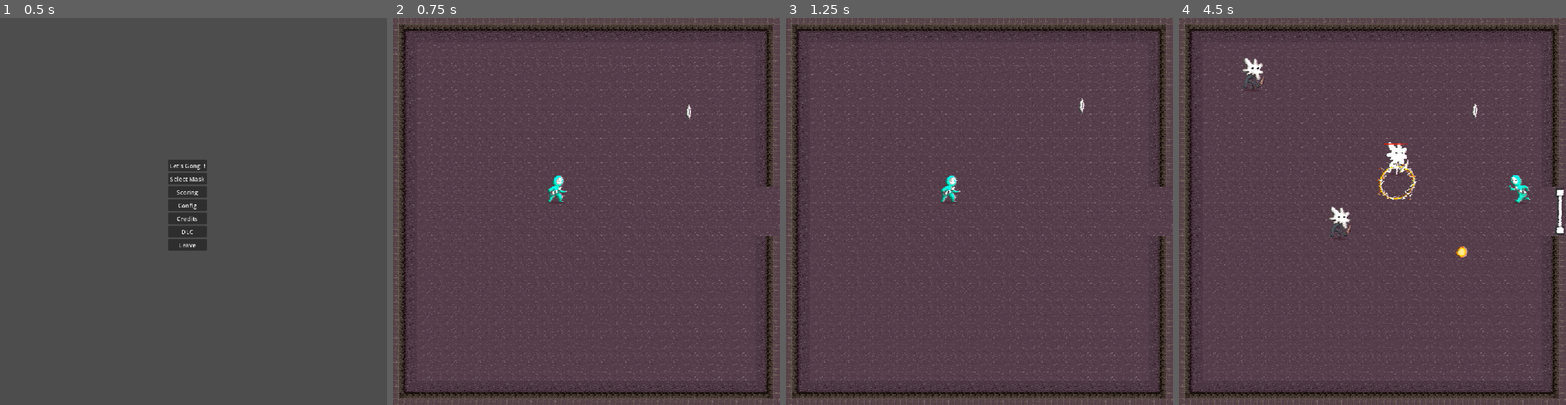
Above: before the commit, frames 1-4 (left to right).
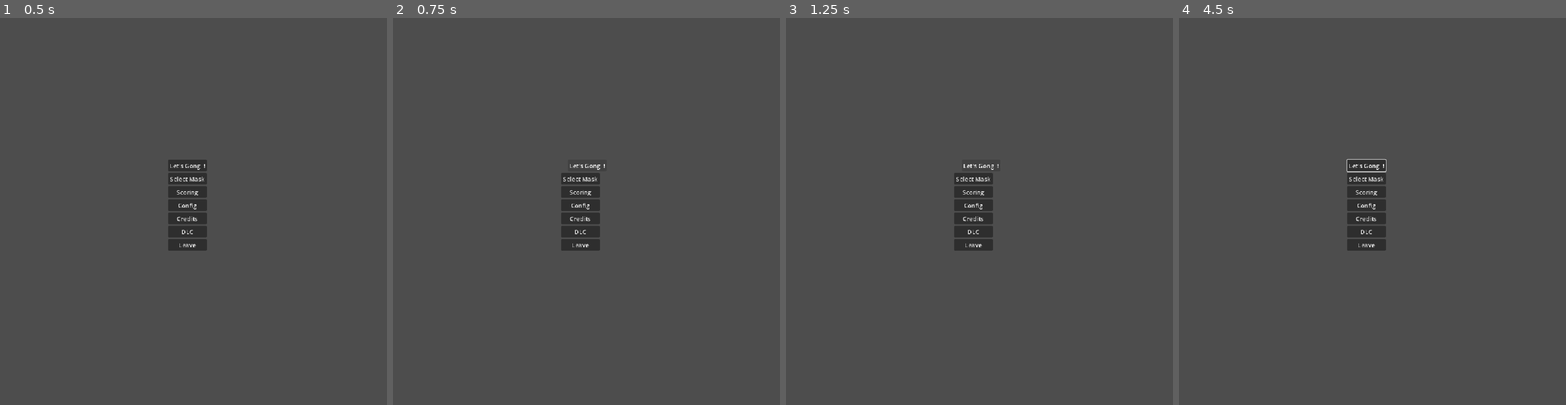
Above: after the commit, the same moments.

Repository: HephepTeam/GGJ2026
Game: Godot game, scene res://scenes/menus/main_menu.tscn
The game is run twice, just before and just after one commit, with the same random seed, the same clock (stepped at 60 frames per second) and the same inputs.
Inputs (mouse positions are in pixels of both pictures, inside the frame that each line leads up to):
- Up to frame 1 (0.5 s): no input
- Up to frame 2 (0.75 s): click "Let's Gong !" at 0.5 s
- Up to frame 3 (1.25 s): no input
- Up to frame 4 (4.5 s): move the mouse to (1457, 192) at 1.27 s; hold Right (ui_right) 1.28-2.03 s; move the mouse to (1295, 230) at 2.02 s; hold Down (ui_down) 2.03-2.78 s; move the mouse to (1411, 126) at 2.77 s; hold Right (ui_right) 2.78-3.53 s; move the mouse to (1353, 288) at 3.52 s; hold Up (ui_up) 3.53-4.28 s; move the mouse to (1488, 269) at 4.27 s; hold Left (ui_left) from 4.28 s (still down)

Frame 1 is identical in both runs. In frame 2, 20% of the frame differs, in the area x 0-100%, y 0-100%; in frame 3, 20%; in frame 4, 21%.

Commit message:
Adds damage points.

Diff:
--- a/scenes/Enemy/enemy.gd
+++ b/scenes/Enemy/enemy.gd
@@ -11,6 +11,7 @@
 @onready var body: AnimatedSprite2D = $Body
 
 var mask_scene: PackedScene = preload("res://scenes/collectible/mask.tscn")
+var points_scene: PackedScene = preload("res://scenes/points.tscn")
 var colliding_areas: Array[Area2D] = []
 var collision_vector := Vector2.ZERO
 
@@ -85,6 +86,12 @@
 	queue_free()
 
 func get_damage(val: int):
+	var points: Points = points_scene.instantiate()
+	points.text = '%d' % val
+	points.modulate = Color(0.0, 1.0, 0.0, 1.0)
+	Globals.points_container.add_child.call_deferred(points)
+	points.set_deferred('global_position', global_position - Vector2(0.0, 64.0))
+
 	health = clamp(health - val, 0, health)
 	var tween := create_tween()
 	tween.tween_property(%Body, 'modulate:v', 15.0, 0.1)
--- a/scenes/Player/player.gd
+++ b/scenes/Player/player.gd
@@ -4,6 +4,8 @@
 signal dead
 
 const MAX_HEALTH = 100.0
+
+var points_scene: PackedScene = preload("res://scenes/points.tscn")
 
 @export var projectile_scene: PackedScene
 @export var damage_bomb_scene : PackedScene
@@ -84,15 +86,23 @@
 	inst.touched.connect(_on_projectile_touched)
 
 
+func add_damage_points(damage: float) -> void:
+	var points: Points = points_scene.instantiate()
+	points.text = '%d' % damage
+	points.modulate = Color(1.0, 0.0, 0.0, 1.0)
+	Globals.points_container.add_child.call_deferred(points)
+	points.set_deferred('global_position', global_position - Vector2(0.0, 64.0))
+
+
 func get_damage(val: int, dir: Vector2):
 	if !_cooldown_hit:
 		_cooldown_hit = true
 		knockback_dir = dir * knockback_force
-		health -= val
+		health = clamp(health - val, 0.0, MAX_HEALTH)
 		anim_hit()
-		val = clamp(val , 0, MAX_HEALTH)
+		add_damage_points(val)
 		cooldown_hit.start(cooldown_hit_duration)
-		if val <= 0:
+		if health <= 0:
 			dead.emit()
 
 
--- a/scenes/game_scene.gd
+++ b/scenes/game_scene.gd
@@ -3,3 +3,4 @@
 
 func _ready() -> void:
 	Globals.entities_container = %Entities
+	Globals.points_container = %PointsContainer
--- a/scenes/game_scene.tscn
+++ b/scenes/game_scene.tscn
@@ -56,6 +56,76 @@
 [node name="Player" parent="Entities" unique_id=1534390266 instance=ExtResource("2_bw6k5")]
 position = Vector2(432, 488)
 
+[node name="Enemy" parent="Entities" unique_id=1704070987 instance=ExtResource("3_y3j0m")]
+position = Vector2(728, 792)
+
+[node name="Enemy2" parent="Entities" unique_id=1547969889 instance=ExtResource("3_y3j0m")]
+position = Vector2(280, 576)
+
+[node name="Enemy3" parent="Entities" unique_id=1885920185 instance=ExtResource("3_y3j0m")]
+position = Vector2(280, 576)
+
+[node name="Enemy4" parent="Entities" unique_id=906206208 instance=ExtResource("3_y3j0m")]
+position = Vector2(280, 576)
+
+[node name="Enemy5" parent="Entities" unique_id=26329145 instance=ExtResource("3_y3j0m")]
+position = Vector2(280, 576)
+
+[node name="Enemy6" parent="Entities" unique_id=1853667093 instance=ExtResource("3_y3j0m")]
+position = Vector2(280, 576)
+
+[node name="Enemy7" parent="Entities" unique_id=834397067 instance=ExtResource("3_y3j0m")]
+position = Vector2(280, 576)
+
+[node name="Enemy8" parent="Entities" unique_id=1052349908 instance=ExtResource("3_y3j0m")]
+position = Vector2(280, 576)
+
+[node name="Enemy9" parent="Entities" unique_id=459431058 instance=ExtResource("3_y3j0m")]
+position = Vector2(280, 576)
+
+[node name="Enemy10" parent="Entities" unique_id=1087220638 instance=ExtResource("3_y3j0m")]
+position = Vector2(1302, -231)
+
+[node name="Enemy11" parent="Entities" unique_id=1661876933 instance=ExtResource("3_y3j0m")]
+position = Vector2(1302, -231)
+
+[node name="Enemy12" parent="Entities" unique_id=610711925 instance=ExtResource("3_y3j0m")]
+position = Vector2(1302, -231)
+
+[node name="Enemy13" parent="Entities" unique_id=553999855 instance=ExtResource("3_y3j0m")]
+position = Vector2(1302, -231)
+
+[node name="Enemy14" parent="Entities" unique_id=244216235 instance=ExtResource("3_y3j0m")]
+position = Vector2(1302, -231)
+
+[node name="Enemy15" parent="Entities" unique_id=544191055 instance=ExtResource("3_y3j0m")]
+position = Vector2(1302, -231)
+
+[node name="Enemy16" parent="Entities" unique_id=630571204 instance=ExtResource("3_y3j0m")]
+position = Vector2(1302, -231)
+
+[node name="Enemy17" parent="Entities" unique_id=1037065343 instance=ExtResource("3_y3j0m")]
+position = Vector2(1302, -231)
+
+[node name="Enemy18" parent="Entities" unique_id=1804235713 instance=ExtResource("3_y3j0m")]
+position = Vector2(1302, -231)
+
+[node name="Enemy19" parent="Entities" unique_id=1198341940 instance=ExtResource("3_y3j0m")]
+position = Vector2(1302, -231)
+
+[node name="Enemy20" parent="Entities" unique_id=553585389 instance=ExtResource("3_y3j0m")]
+position = Vector2(1302, -231)
+
+[node name="Enemy21" parent="Entities" unique_id=1909587421 instance=ExtResource("3_y3j0m")]
+position = Vector2(1302, -231)
+
+[node name="Enemy22" parent="Entities" unique_id=1510295210 instance=ExtResource("3_y3j0m")]
+position = Vector2(1302, -231)
+
+[node name="PointsContainer" type="Node2D" parent="." unique_id=1527498713]
+unique_name_in_owner = true
+y_sort_enabled = true
+
 [node name="CanvasLayer" type="CanvasLayer" parent="." unique_id=1897922151]
 
 [node name="Filters" parent="CanvasLayer" unique_id=268984273 instance=ExtResource("9_mw25s")]
--- a/scenes/managers/globals.gd
+++ b/scenes/managers/globals.gd
@@ -5,6 +5,7 @@
 signal camera_move_finished
 
 var entities_container: Node2D
+var points_container: Node2D
 var EnemyAround = []
 
 var speed_multiplier := 1.0
--- /dev/null
+++ b/scenes/points.gd
@@ -0,0 +1,11 @@
+extends Label
+class_name Points
+
+
+func _ready() -> void:
+	var tween := create_tween()
+	tween.set_parallel()
+	tween.tween_property(self, 'position:y', -50.0, 0.5).as_relative()
+	tween.tween_property(self, 'modulate:a', 0.0, 0.5)
+	await tween.finished
+	queue_free()
--- /dev/null
+++ b/scenes/points.tscn
@@ -0,0 +1,26 @@
+[gd_scene format=3 uid="uid://cf282ha23msg1"]
+
+[ext_resource type="Script" uid="uid://bc6vwhd15768h" path="res://scenes/points.gd" id="1_qq43p"]
+
+[sub_resource type="LabelSettings" id="LabelSettings_qq43p"]
+font_size = 28
+outline_size = 2
+outline_color = Color(0, 0, 0, 1)
+
+[node name="Label" type="Label" unique_id=1338034468]
+anchors_preset = 8
+anchor_left = 0.5
+anchor_top = 0.5
+anchor_right = 0.5
+anchor_bottom = 0.5
+offset_left = 366.0
+offset_top = 209.0
+offset_right = 406.0
+offset_bottom = 232.0
+grow_horizontal = 2
+grow_vertical = 2
+text = "100"
+label_settings = SubResource("LabelSettings_qq43p")
+horizontal_alignment = 1
+vertical_alignment = 1
+script = ExtResource("1_qq43p")
--- a/shaders/filters.gdshader
+++ b/shaders/filters.gdshader
@@ -8,7 +8,7 @@
 group_uniforms scanline_wiggle;
 uniform float color_offset_multiplier: hint_range(0.0, 0.1) =  0.004;
 uniform float black_offset_multiplier: hint_range(0.0, 0.1) = 0.1;
-uniform float color_offset: hint_range(-0.1, 0.1) = 0.005;
+uniform float color_offset: hint_range(-0.1, 0.1) = 0.002;
 
 group_uniforms blur;
 uniform float blur_amount: hint_range(0.0, 3.0, 0.1) = 1.0;
Not shown, added: scenes/points.gd.uid
